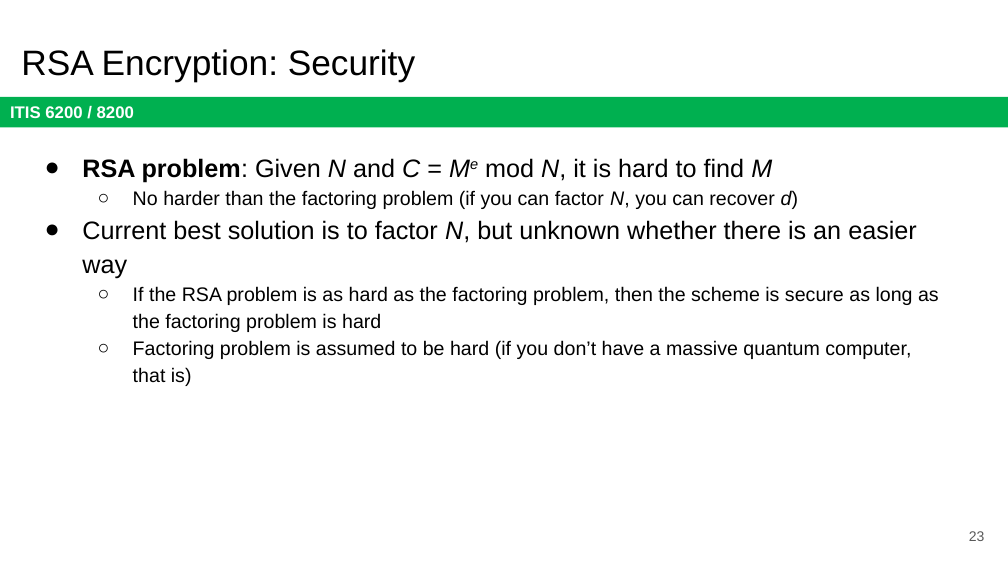
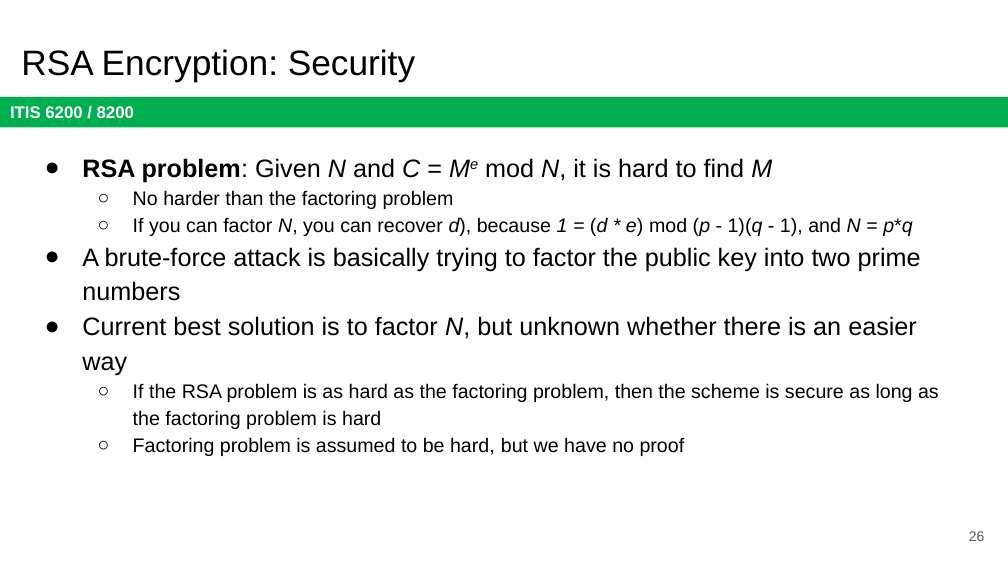
Before and after one commit to jx5c/github.io, a slide deck: slide 26 of teaching/ITIS6200/2023fa/lectures/lec06.pptx (slide 23 before the commit). Drawn at 1008x567 pixels with LibreOffice and Linux fonts; fonts in the diff are those of the drawing. Boxes give left, top, right and bottom in pixels: in the first picture for what was removed or moved away, otherwise in the second. Text is boxed around its words. In the diff, an @@ line names an element or a change of style, - is before the commit and + after.

```diff
--- a/teaching/ITIS6200/2023fa/lectures/lec06.pptx
+++ b/teaching/ITIS6200/2023fa/lectures/lec06.pptx
@@ text at [82,190,921,301]: text changed @@
-  ○ No harder than the factoring problem (if you can factor N, you can recover d)
+  ○ No harder than the factoring problem
+  ○ If you can factor N, you can recover d), because 1 = (d * e) mod (p - 1)(q - 1), and N = p*q
+● A brute-force attack is basically trying to factor the public key into two prime numbers
@@ text at [133,437,685,456]: text changed @@
-  ○ Factoring problem is assumed to be hard (if you don’t have a massive quantum computer, that is)
+  ○ Factoring problem is assumed to be hard, but we have no proof
@@ page number at [969,531,985,541]: text changed @@
-23
+26
```
Also in this commit, not shown: 13 other slides changed, 5 slides added, 3 slides removed, 3 other files.
